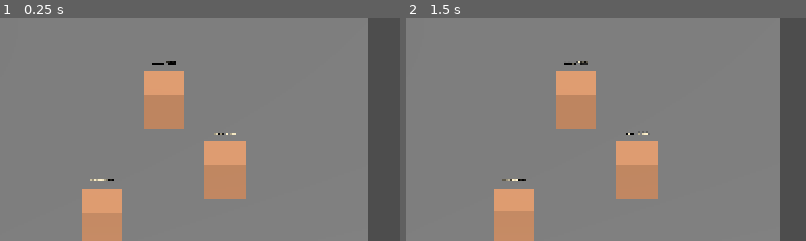
Above: before the commit, frames 1-2 (left to right).
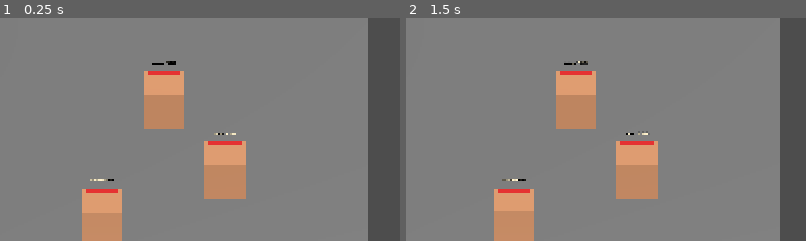
Above: after the commit, the same moments.

Repository: yanlinyi101/War-Buddy
Game: Godot game, scene res://scenes/main.tscn
Same seed, same stepped clock (60 frames per second), same inputs: the game is played once before the commit and once after it.
Inputs (mouse positions are % of the whole screen's width and height, from its top left):
- Up to frame 1 (0.25 s): no input
- Up to frame 2 (1.5 s): click (50, 19) at 0.52 s; type "Alex" at 0.6 s; click "Combat Squad Leader" at 1.25 s
The pictures show only the part of the screen within x 50-100%, y 50-100%; the shares and areas given below are measured in that part.

The runs differ from the first frame. In frame 1, 0.4% of the frame differs, in the area x 21-61%, y 23-79%; in frame 2, 0.4%.

Commit message:
feat(godot): two-layer HP ghost bar on enemy buildings (v0.6.2)
Spec 11 §7.3 — instant red drop, delayed white ghost catches up over
400 ms. Standard MOBA "saw THAT damage now, HOW MUCH a moment later" cue.

Implementation: scripts/feel/hp_bar_3d.gd extends Sprite3D and paints
a 64×8 dynamic ImageTexture with three horizontal stripes (bg, ghost,
current). Sprite3D handles billboard for free via BaseMaterial3D.
BILLBOARD_ENABLED.

Wiring: enemy_building.tscn gains an HpBar3D child at y=1.6;
enemy_building.gd::_update_visuals() drives set_hp(current, max). Bar
auto-hides on _destroy().

5 new GUT cases (test_hp_bar_3d). Total: 119/119 green. Headless boot
clean.

Hero HUD HP is still on the v0.1.0 Control label — porting it would be
a parallel hp_bar_2d.gd, not a Sprite3D reuse, so deferred. SquadUnit /
Captain HP bars wait on doc 09 unit mortality.

Diff:
--- a/godot/scenes/enemy_building.tscn
+++ b/godot/scenes/enemy_building.tscn
@@ -1,6 +1,7 @@
-[gd_scene load_steps=6 format=3 uid="uid://enemybuilding"]
+[gd_scene load_steps=7 format=3 uid="uid://enemybuilding"]
 
 [ext_resource type="Script" path="res://scripts/enemy_building.gd" id="1_enemy"]
+[ext_resource type="Script" path="res://scripts/feel/hp_bar_3d.gd" id="2_hpbar"]
 
 [sub_resource type="BoxMesh" id="BoxMesh_building"]
 size = Vector3(2, 2, 2)
@@ -45,3 +46,7 @@
 texture_albedo = SubResource("GradientTexture2D_hover_ring")
 modulate = Color(1, 0.25, 0.25, 0)
 visible = false
+
+[node name="HpBar3D" type="Sprite3D" parent="."]
+transform = Transform3D(1, 0, 0, 0, 1, 0, 0, 0, 1, 0, 1.6, 0)
+script = ExtResource("2_hpbar")
--- a/godot/scripts/enemy_building.gd
+++ b/godot/scripts/enemy_building.gd
@@ -11,6 +11,7 @@
 @onready var mesh_instance: MeshInstance3D = $MeshInstance3D
 @onready var hp_label: Label3D = $HpLabel3D
 @onready var hover_ring: Decal = get_node_or_null("HoverRing")
+@onready var hp_bar: Sprite3D = get_node_or_null("HpBar3D")
 
 const HOVER_FADE_IN_S := 0.08    # spec 11 §6.2: ≤80 ms
 const HOVER_FADE_OUT_S := 0.12
@@ -57,6 +58,8 @@
 func _update_visuals() -> void:
 	if hp_label != null:
 		hp_label.text = "%s HP %d/%d" % [building_id, hp, max_hp]
+	if hp_bar != null and hp_bar.has_method("set_hp"):
+		hp_bar.set_hp(hp, max_hp)
 	var ratio := float(hp) / float(max_hp)
 	if mesh_instance != null:
 		var material := StandardMaterial3D.new()
@@ -75,6 +78,8 @@
 		$NavigationObstacle3D.avoidance_enabled = false
 	if hover_ring != null:
 		hover_ring.visible = false
+	if hp_bar != null:
+		hp_bar.visible = false
 	# Emit before the tween so match-state / victory reacts on the same frame
 	# as the killing blow, not after the visual settles.
 	destroyed.emit(building_id)
--- /dev/null
+++ b/godot/scripts/feel/hp_bar_3d.gd
@@ -0,0 +1,66 @@
+class_name HpBar3D
+extends Sprite3D
+
+# Two-layer HP bar (spec 11 §7.3): instant red drop, delayed white "ghost"
+# bar that catches up over GHOST_FALL_S. Implementation paints a small
+# Image with three horizontal stripes (bg/ghost/current) and sets it as
+# the Sprite3D albedo; Sprite3D handles billboarding for free.
+
+const TEX_W := 64
+const TEX_H := 8
+const GHOST_FALL_S := 0.4   # spec 11 §7.3
+const COLOR_BG := Color(0.10, 0.10, 0.10, 0.80)
+const COLOR_GHOST := Color(0.95, 0.95, 0.95, 0.85)
+const COLOR_CURRENT := Color(0.90, 0.20, 0.20, 1.0)
+
+var _current_ratio: float = 1.0
+var _ghost_ratio: float = 1.0
+var _ghost_target: float = 1.0
+var _ghost_velocity: float = 0.0   # ratio units / second
+
+func _ready() -> void:
+	# Billboard / filter enums live on BaseMaterial3D, not SpriteBase3D.
+	billboard = BaseMaterial3D.BILLBOARD_ENABLED
+	pixel_size = 0.025
+	no_depth_test = true
+	shaded = false
+	texture_filter = BaseMaterial3D.TEXTURE_FILTER_NEAREST
+	_redraw()
+
+func set_hp(current: int, maximum: int) -> void:
+	var ratio := 0.0
+	if maximum > 0:
+		ratio = clampf(float(current) / float(maximum), 0.0, 1.0)
+	# Current bar tracks instantly (red shrinks on the same frame as damage).
+	_current_ratio = ratio
+	# Ghost target is the new ratio; the actual `_ghost_ratio` lags behind
+	# and is animated by _process. On heal (ratio went up) snap ghost up so
+	# it doesn't trail the wrong direction.
+	if ratio > _ghost_ratio:
+		_ghost_ratio = ratio
+	_ghost_target = ratio
+	_redraw()
+
+func _process(delta: float) -> void:
+	if is_equal_approx(_ghost_ratio, _ghost_target):
+		return
+	# Linear catch-up over GHOST_FALL_S, regardless of damage size — the
+	# spec's ~400 ms is a feel constant, not a damage-proportional time.
+	var step := delta / GHOST_FALL_S
+	if _ghost_ratio > _ghost_target:
+		_ghost_ratio = maxf(_ghost_target, _ghost_ratio - step)
+	else:
+		_ghost_ratio = minf(_ghost_target, _ghost_ratio + step)
+	_redraw()
+
+func _redraw() -> void:
+	var img := Image.create(TEX_W, TEX_H, false, Image.FORMAT_RGBA8)
+	img.fill(COLOR_BG)
+	var ghost_w := int(round(TEX_W * _ghost_ratio))
+	var cur_w := int(round(TEX_W * _current_ratio))
+	for y in TEX_H:
+		for x in ghost_w:
+			img.set_pixel(x, y, COLOR_GHOST)
+		for x in cur_w:
+			img.set_pixel(x, y, COLOR_CURRENT)
+	texture = ImageTexture.create_from_image(img)
--- /dev/null
+++ b/godot/tests/test_hp_bar_3d.gd
@@ -0,0 +1,53 @@
+extends "res://addons/gut/test.gd"
+
+const HpBar3DScript = preload("res://scripts/feel/hp_bar_3d.gd")
+
+func _make_bar():
+	# Instantiate via the script (it extends Sprite3D, so .new() returns
+	# a Sprite3D-typed object with the HpBar3D methods attached).
+	var bar = HpBar3DScript.new()
+	add_child_autofree(bar)
+	return bar
+
+func test_set_hp_drops_current_instantly():
+	var bar = _make_bar()
+	bar.set_hp(100, 100)
+	bar.set_hp(50, 100)
+	assert_almost_eq(bar._current_ratio, 0.5, 1e-6)
+
+func test_ghost_lags_behind_after_damage():
+	var bar = _make_bar()
+	bar.set_hp(100, 100)
+	# After damage, ghost should still hold the prior ratio (1.0) until
+	# _process catches it down toward _ghost_target (0.4).
+	bar.set_hp(40, 100)
+	assert_almost_eq(bar._ghost_ratio, 1.0, 1e-6)
+	assert_almost_eq(bar._ghost_target, 0.4, 1e-6)
+
+func test_ghost_catches_up_within_fall_window():
+	var bar = _make_bar()
+	bar.set_hp(100, 100)
+	bar.set_hp(20, 100)
+	# Drive ~500 ms of process time (slightly past GHOST_FALL_S = 0.4).
+	for _i in 32:
+		bar._process(0.016)
+	assert_almost_eq(bar._ghost_ratio, 0.2, 0.05)
+
+func test_heal_snaps_ghost_up_so_it_doesnt_trail_wrong_way():
+	var bar = _make_bar()
+	bar.set_hp(20, 100)
+	# Drive ghost down to 0.2 via _process (otherwise it's still at the
+	# initial 1.0 from the var default, and the heal won't exceed it).
+	for _i in 32:
+		bar._process(0.016)
+	assert_almost_eq(bar._ghost_ratio, 0.2, 0.05)
+	# Now heal — ghost should snap up to 0.8 instantly so the white stripe
+	# doesn't appear to "trail" the heal in the wrong direction.
+	bar.set_hp(80, 100)
+	assert_almost_eq(bar._ghost_ratio, 0.8, 1e-6)
+
+func test_zero_max_hp_does_not_divide_by_zero():
+	var bar = _make_bar()
+	bar.set_hp(0, 0)
+	assert_eq(bar._current_ratio, 0.0)
+	assert_eq(bar._ghost_target, 0.0)
Not shown, added: godot/scripts/feel/hp_bar_3d.gd.uid
Not shown, added: godot/tests/test_hp_bar_3d.gd.uid
Not shown, changed: CHANGELOG.md
Not shown, changed: docs/specs/.obsidian/workspace.json
Not shown, changed: docs/specs/05-godot-smoke-test-checklist.md
